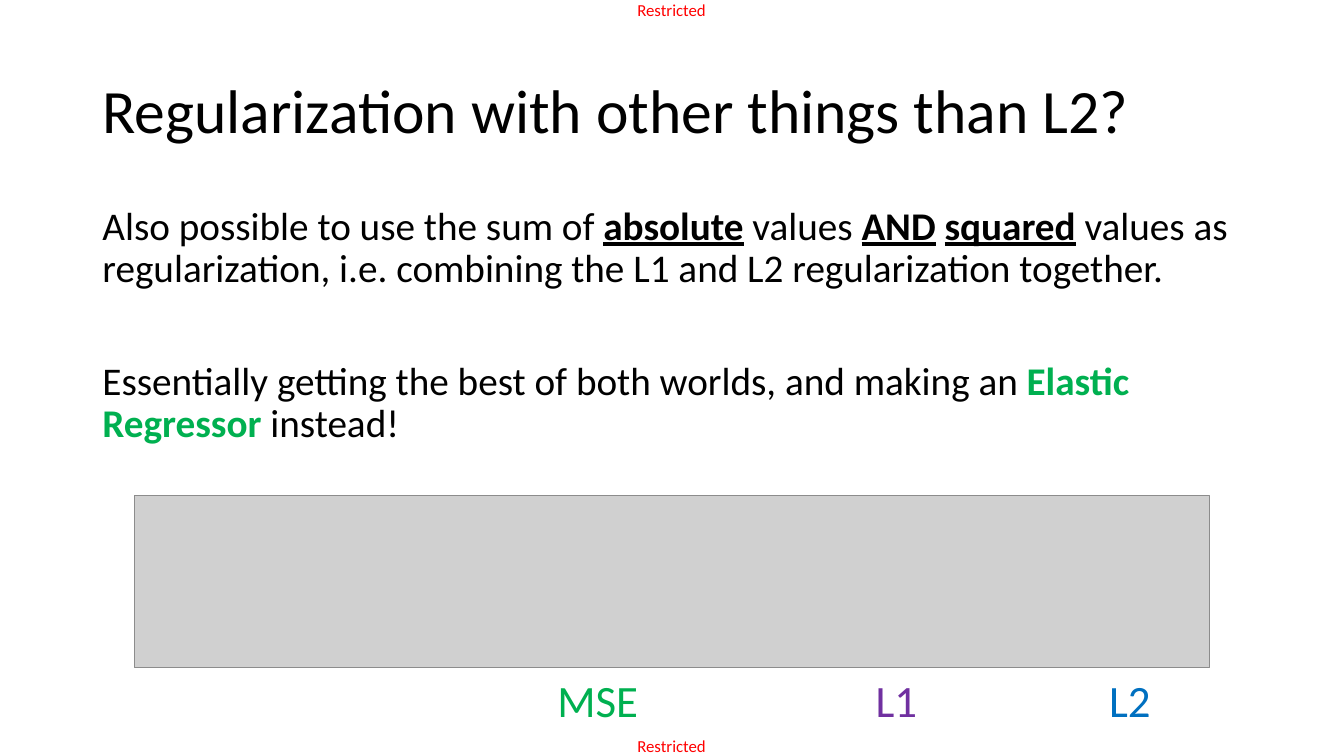
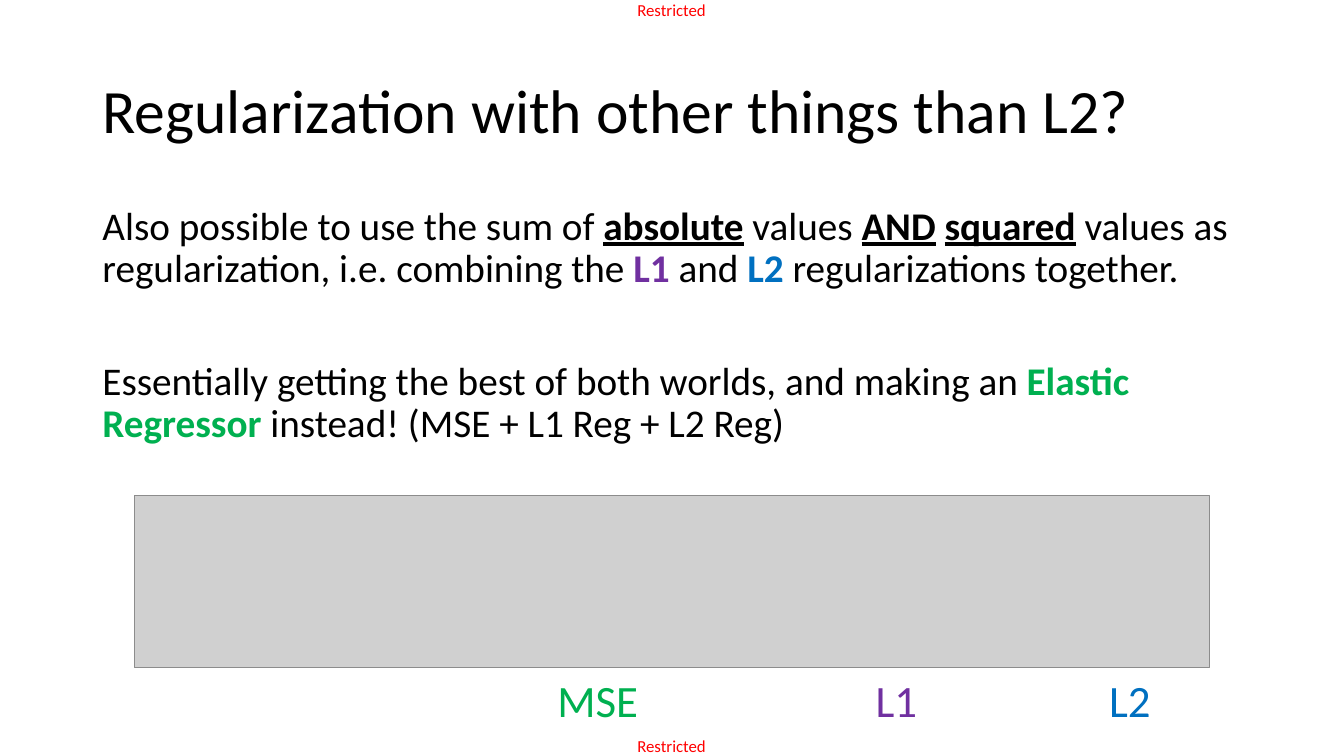
Before and after one commit to matthieudemari/SUTD_DL_50_039, a slide deck: slide 44 of W1/2. W1S2 final/W1S2.pptx. Drawn at 1344x756 pixels with LibreOffice and Linux fonts; fonts in the diff are those of the drawing; grey boxes stand for pictures. Boxes give left, top, right and bottom in pixels: in the first picture for what was removed or moved away, otherwise in the second. Text is boxed around its words. In the diff, an @@ line names an element or a change of style, - is before the commit and + after.

```diff
--- a/W1/2. W1S2 final/W1S2.pptx
+++ b/W1/2. W1S2 final/W1S2.pptx
@@ text at (102, 212, 1228, 444): text changed @@
-Also possible to use the sum of absolute values AND squared values as regularization, i.e. combining the L1 and L2 regularization together.
-Essentially getting the best of both worlds, and making an Elastic Regressor instead!
+Also possible to use the sum of absolute values AND squared values as regularization, i.e. combining the L1 and L2 regularizations together.
+Essentially getting the best of both worlds, and making an Elastic Regressor instead! (MSE + L1 Reg + L2 Reg)
```
Also in this commit, not shown: 12 other slides changed, 1 slide added, 1 slide removed, 8 other files.
